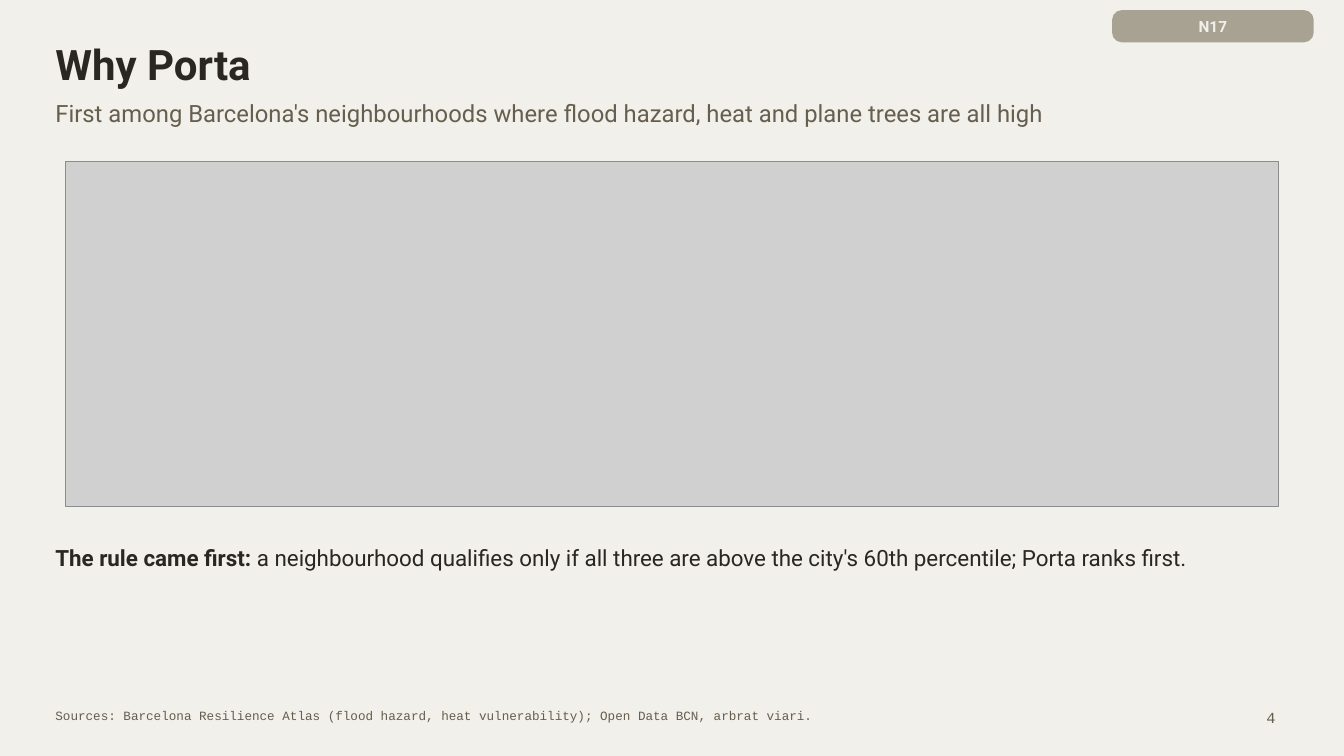
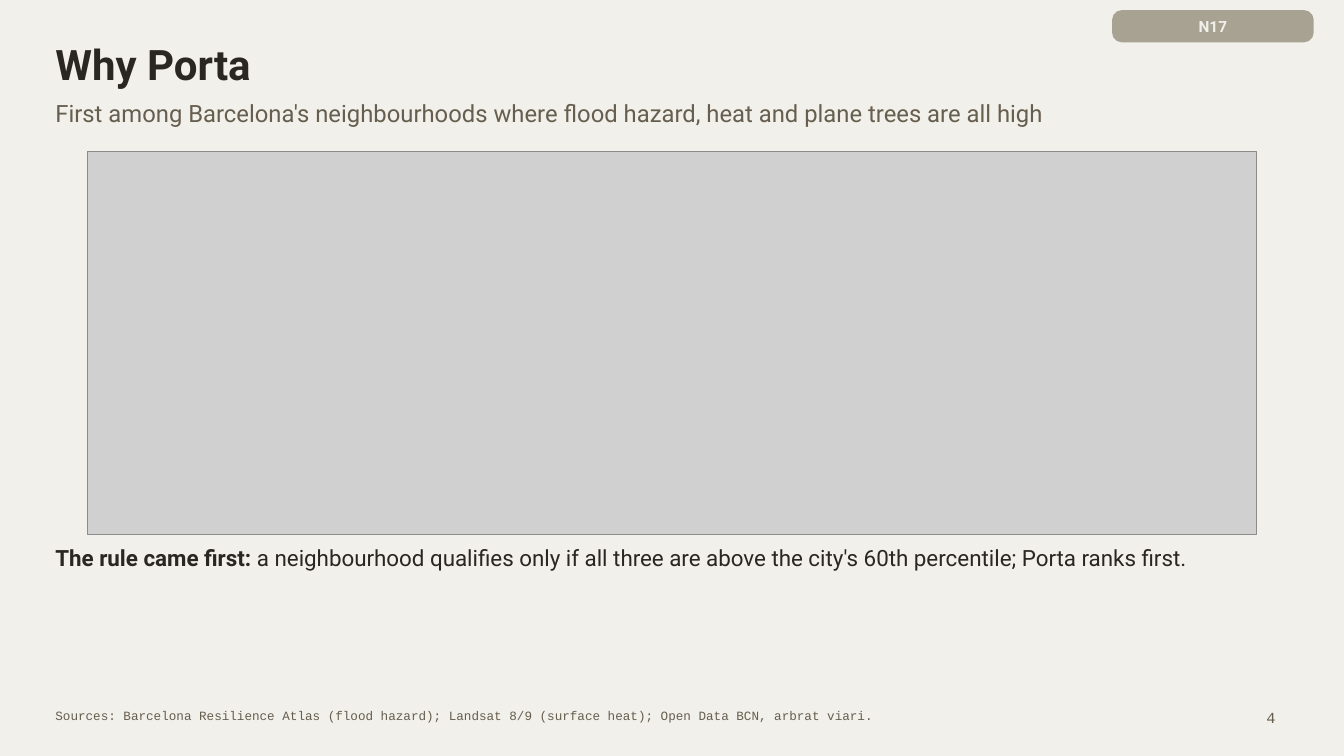
Before and after one commit to giofox96/shade-and-sponge, a slide deck: slide 4 of slides/final/shade_and_sponge_final_new.pptx. Drawn at 1344x756 pixels with LibreOffice and Linux fonts; fonts in the diff are those of the drawing; grey boxes stand for pictures. Boxes give left, top, right and bottom in pixels: in the first picture for what was removed or moved away, otherwise in the second. Text is boxed around its words. In the diff, an @@ line names an element or a change of style, - is before the commit and + after.

```diff
--- a/slides/final/shade_and_sponge_final_new.pptx
+++ b/slides/final/shade_and_sponge_final_new.pptx
@@ picture: place and size @@
-picture at (66, 161, 1278, 507)
+picture at (88, 151, 1257, 534)
@@ text at (55, 711, 872, 723): text changed @@
-Sources: Barcelona Resilience Atlas (flood hazard, heat vulnerability); Open Data BCN, arbrat viari.
+Sources: Barcelona Resilience Atlas (flood hazard); Landsat 8/9 (surface heat); Open Data BCN, arbrat viari.
```
Also in this commit, not shown: 6 other slides changed, 3 slides added, 14 other files.
